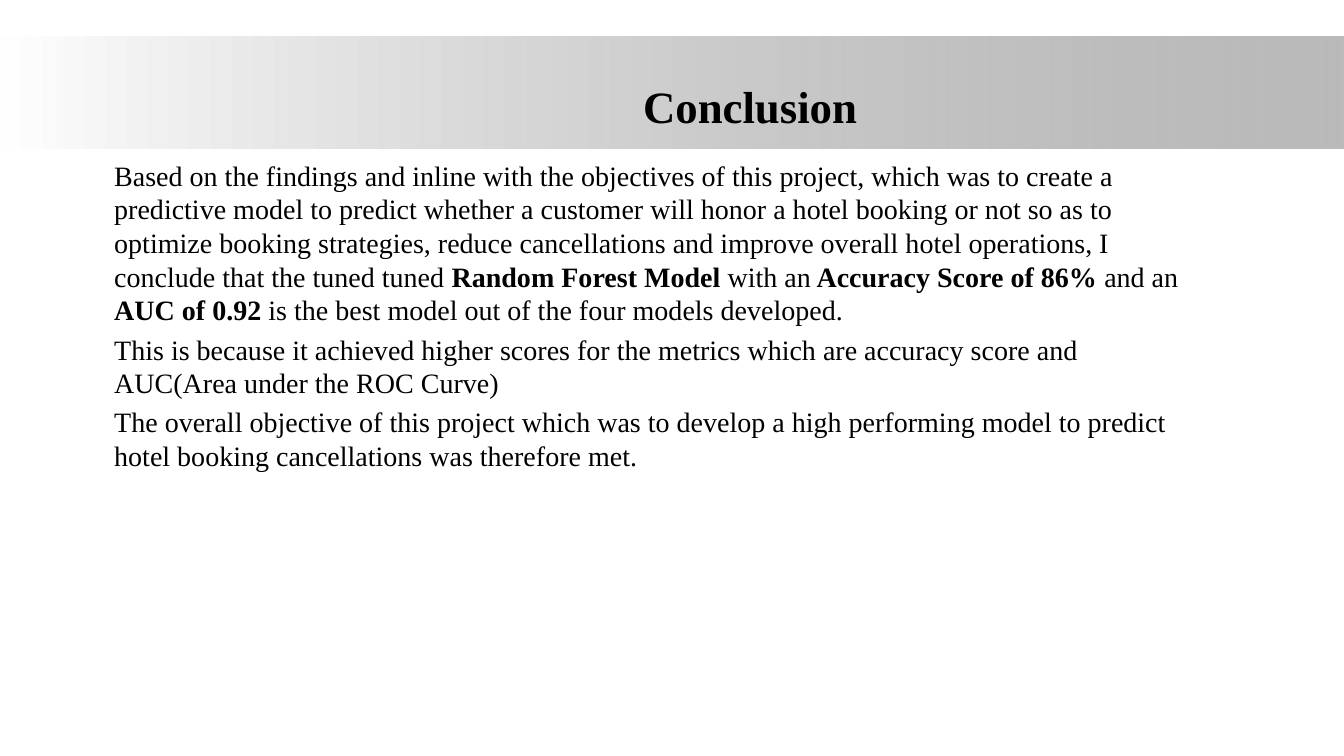
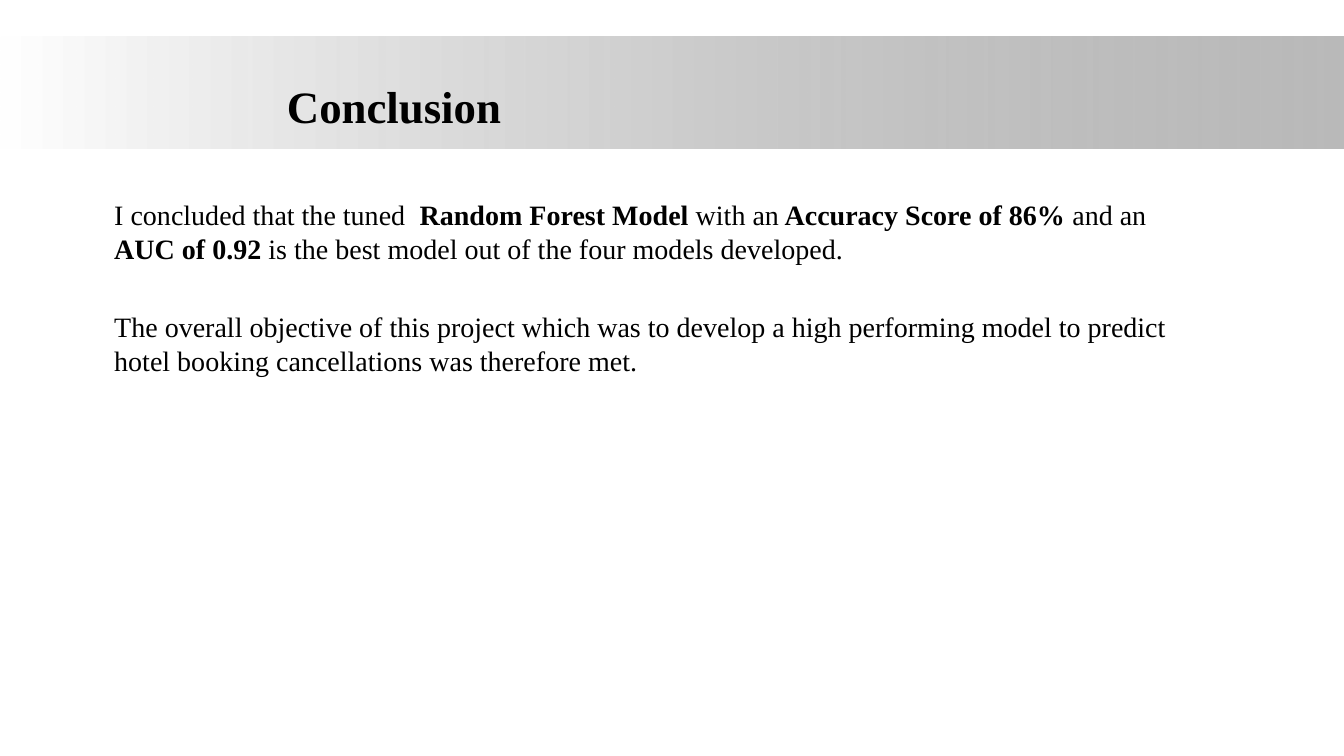
Before and after one commit to James-tech4/JAMES-PHASE-3-DSPT-8-PROJECT, a slide deck: slide 21 of Presentation.pptx. Drawn at 1344x756 pixels with LibreOffice and Linux fonts; fonts in the diff are those of the drawing; background and template pictures are left out. Boxes give left, top, right and bottom in pixels: in the first picture for what was removed or moved away, otherwise in the second. Text is boxed around its words. In the diff, an @@ line names an element or a change of style, - is before the commit and + after.

Commit message:
updated

```diff
--- a/Presentation.pptx
+++ b/Presentation.pptx
@@ title "Conclusion" at (287, 92, 501, 124): alignment centre to left @@
@@ text at (114, 205, 1146, 264): text changed @@
-Based on the findings and inline with the objectives of this project, which was to create a predictive model to predict whether a customer will honor a hotel booking or not so as to optimize booking strategies, reduce cancellations and improve overall hotel operations, I conclude that the tuned tuned Random Forest Model with an Accuracy Score of 86% and an AUC of 0.92 is the best model out of the four models developed.
-This is because it achieved higher scores for the metrics which are accuracy score and AUC(Area under the ROC Curve)
+I concluded that the tuned Random Forest Model with an Accuracy Score of 86% and an AUC of 0.92 is the best model out of the four models developed.
```
Also in this commit, not shown: 2 other slides changed, 1 slide added.
